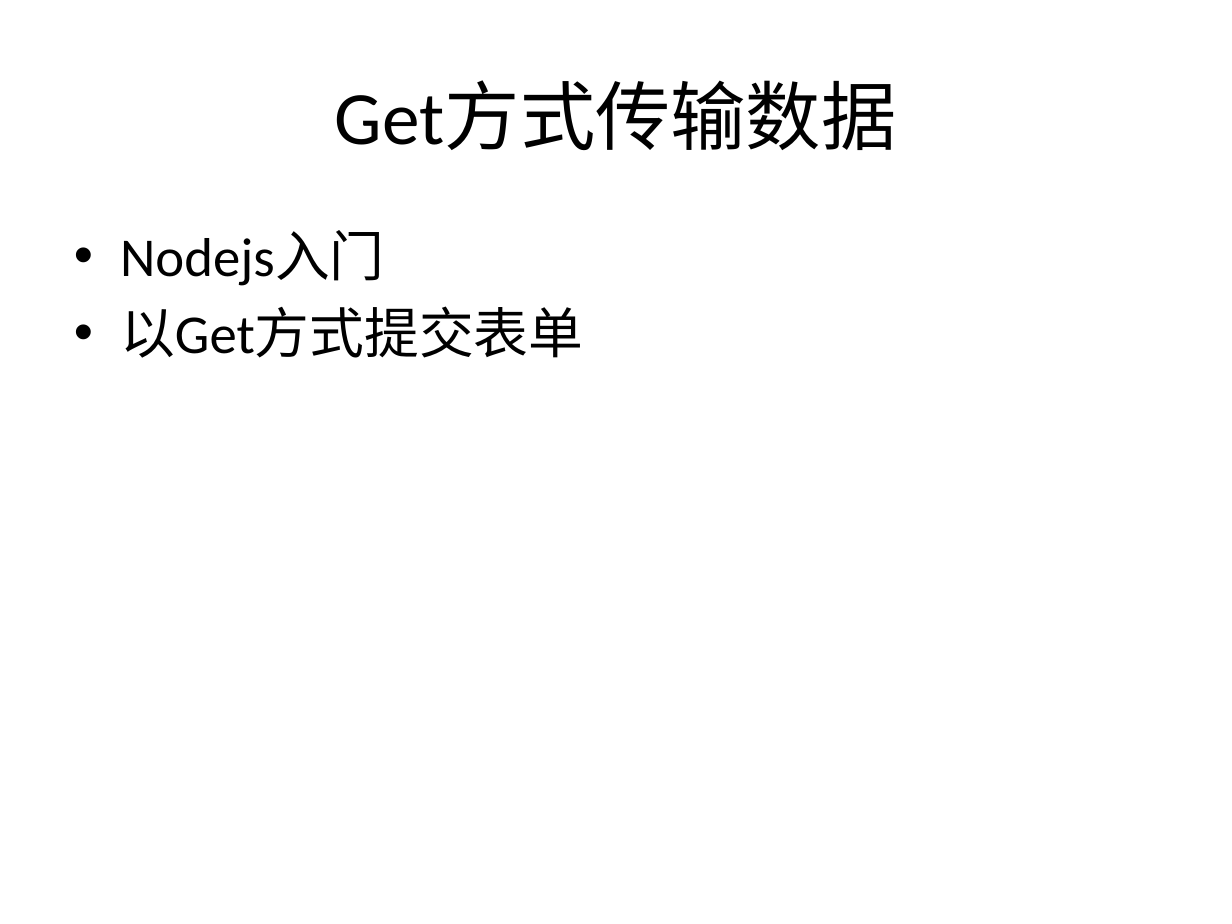
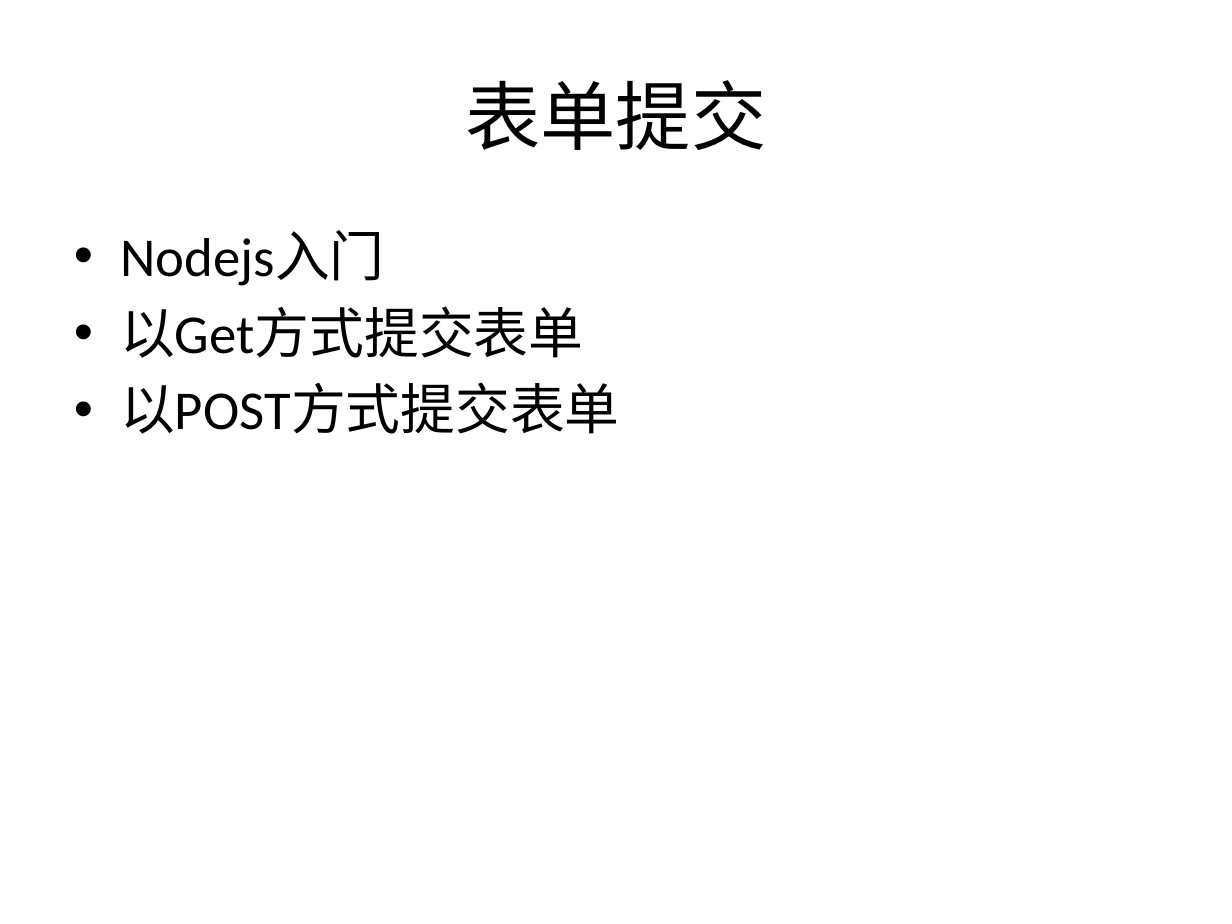
Before and after one commit to plter/HTML5Course20160612, a slide deck: slide 57 of Web前端教学记录.pptx. Drawn at 1232x924 pixels with LibreOffice and Linux fonts; fonts in the diff are those of the drawing. Boxes give left, top, right and bottom in pixels: in the first picture for what was removed or moved away, otherwise in the second. Text is boxed around its words. In the diff, an @@ line names an element or a change of style, - is before the commit and + after.

```diff
--- a/Web前端教学记录.pptx
+++ b/Web前端教学记录.pptx
@@ title at <box>465,80,766,150</box>: text changed @@
-Get方式传输数据
+表单提交
@@ text at <box>120,382,620,434</box>: paragraph added @@
+• 以POST方式提交表单
```
Also in this commit, not shown: 1 slide added, 3 other files.
